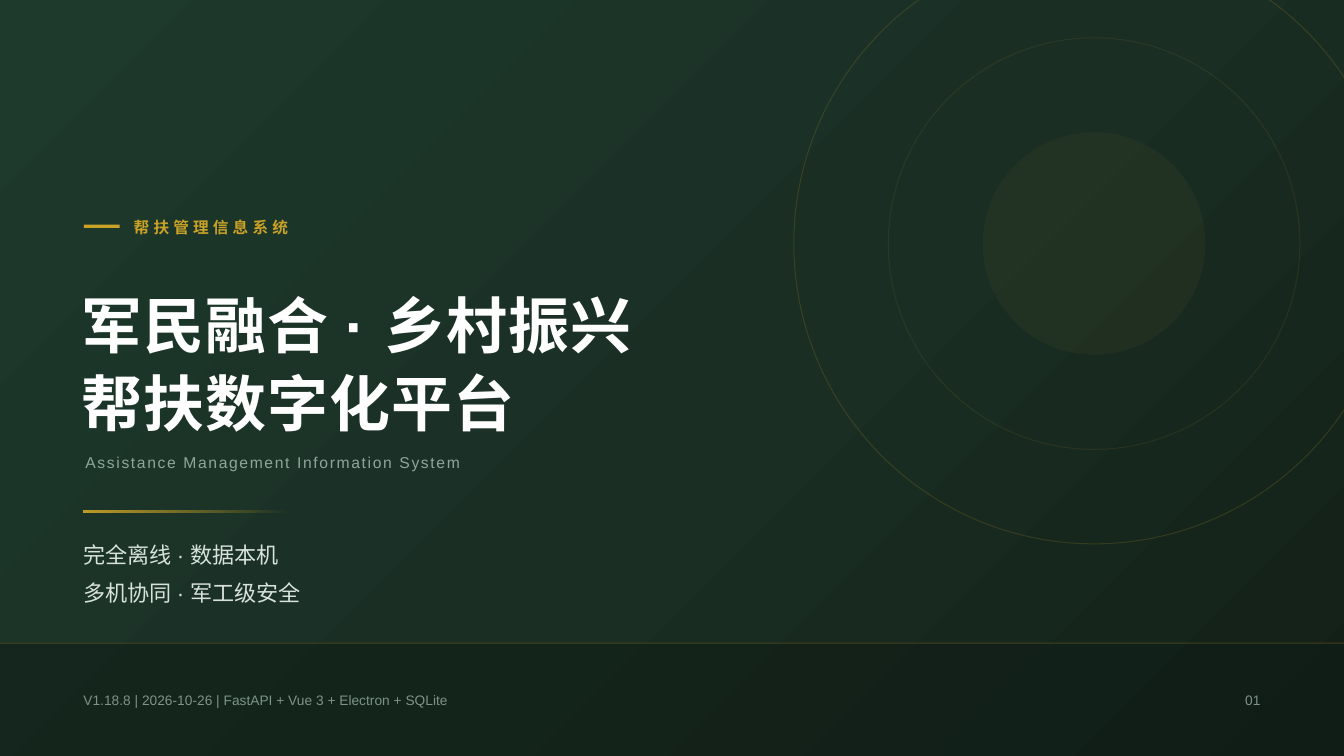
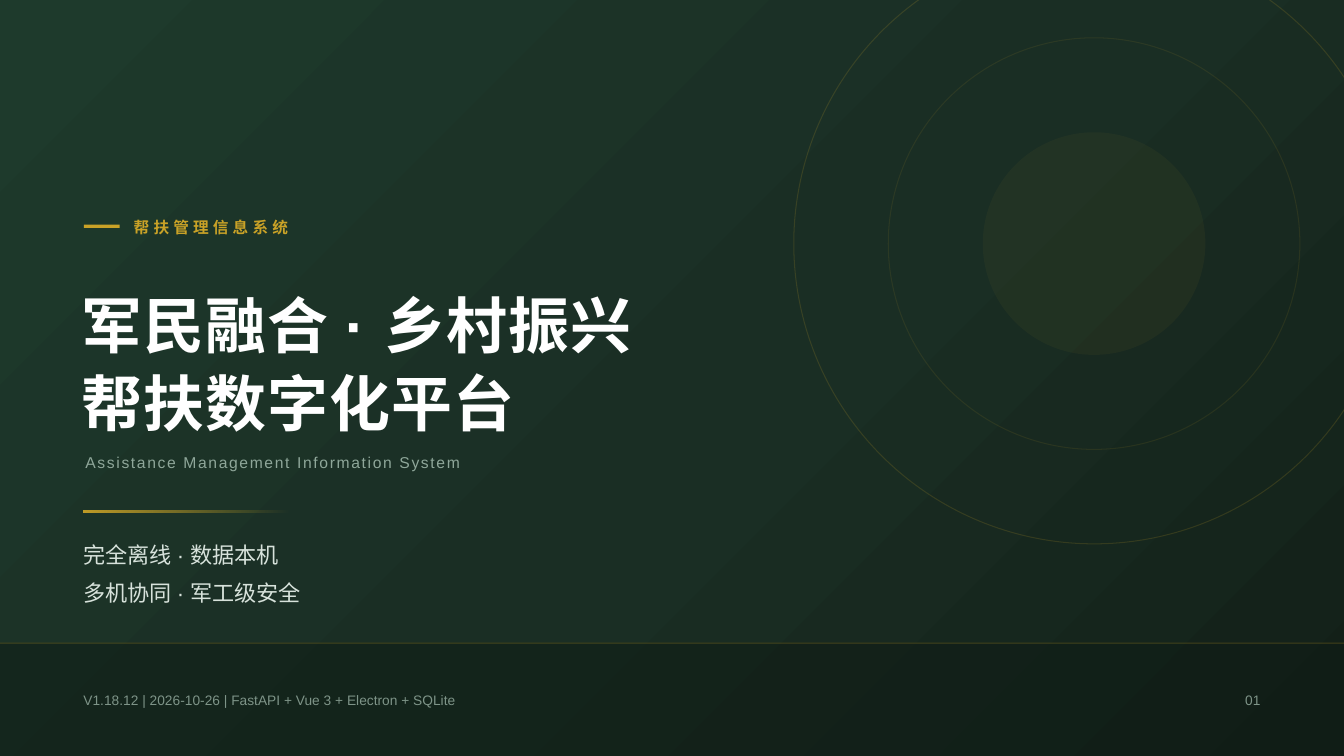
Before and after one commit to lzh745200/MRRS, a slide deck: slide 1 of docs/帮扶管理信息系统介绍.pptx. Drawn at 1344x756 pixels with LibreOffice and Linux fonts; fonts in the diff are those of the drawing. Boxes give left, top, right and bottom in pixels: in the first picture for what was removed or moved away, otherwise in the second. Text is boxed around its words. In the diff, an @@ line names an element or a change of style, - is before the commit and + after.

```diff
--- a/docs/帮扶管理信息系统介绍.pptx
+++ b/docs/帮扶管理信息系统介绍.pptx
@@ text at [83, 695, 455, 708]: text changed @@
-V1.18.8 | 2026-10-26 | FastAPI + Vue 3 + Electron + SQLite
+V1.18.12 | 2026-10-26 | FastAPI + Vue 3 + Electron + SQLite
```
Also in this commit, not shown: 49 other slides changed.
